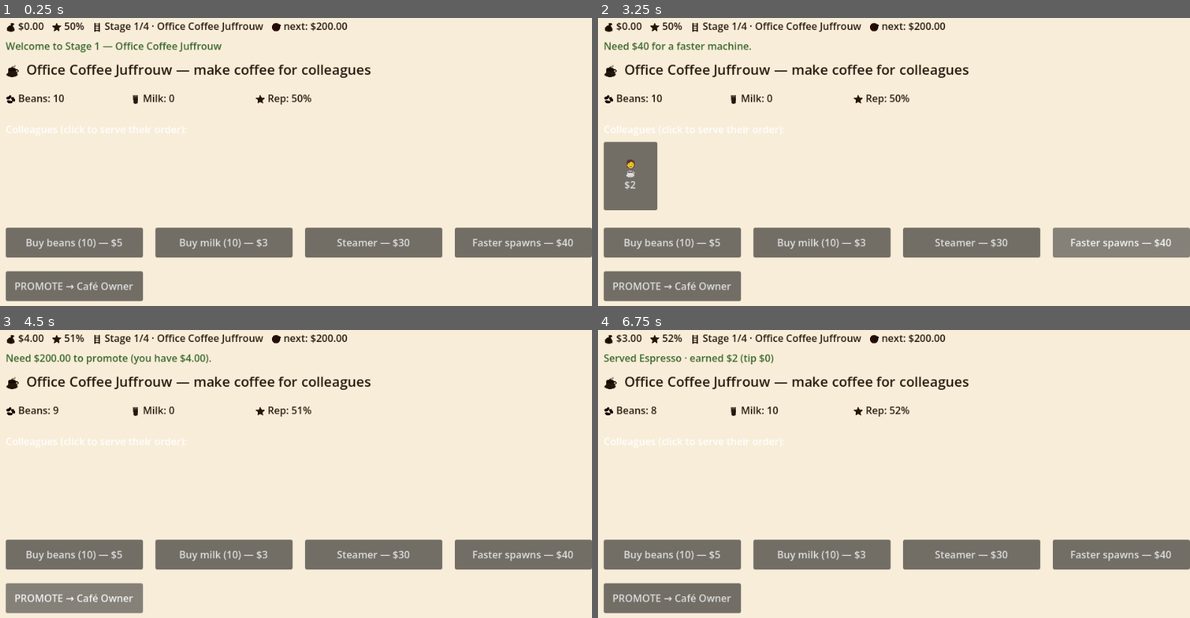
Above: before the commit, frames 1-4 (two rows, left to right).
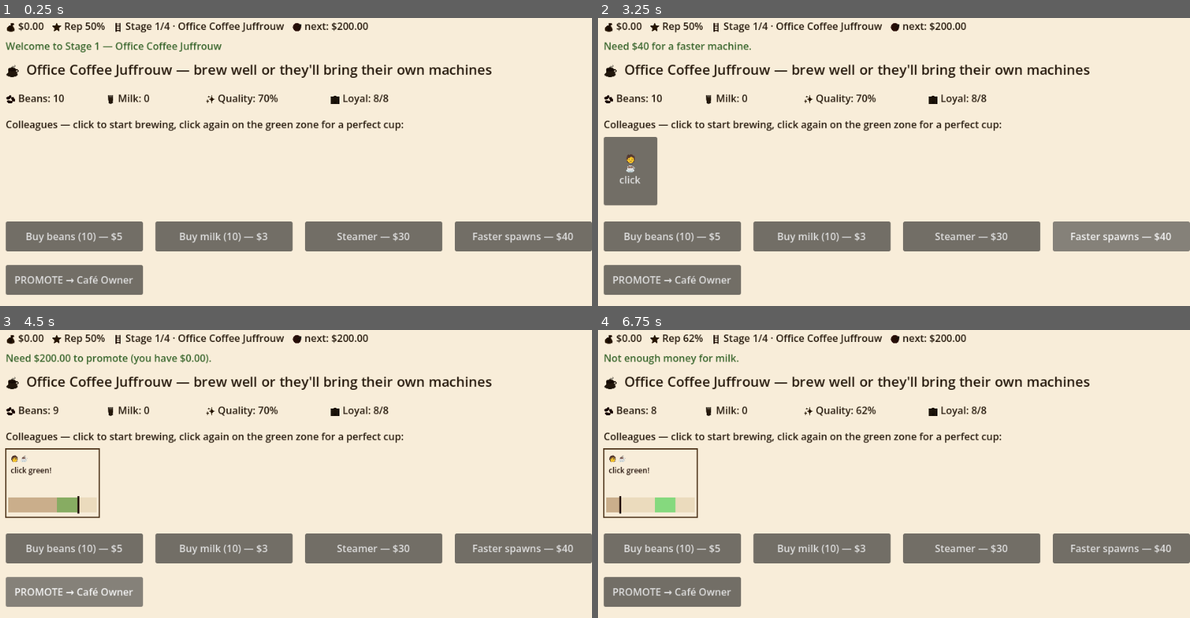
Above: after the commit, the same moments.

Repository: Bommelcode/marchyparchy
Game: Godot game, scene res://scenes/main.tscn
The game is run twice, just before and just after one commit, with the same random seed, the same clock (stepped at 60 frames per second) and the same inputs.
Inputs (mouse positions are in pixels of both pictures, inside the frame that each line leads up to):
- Up to frame 1 (0.25 s): no input
- Up to frame 2 (3.25 s): click "Buy beans (10) — $5" at 0.5 s; click "Buy milk (10) — $3" at 1.25 s; click "Steamer — $30" at 2 s; click "Faster spawns — $40" at 2.75 s
- Up to frame 3 (4.5 s): click (29, 488) at 3.5 s, where only the run before the commit has a clickable "🧑 ☕ $2"; click "PROMOTE → Café Owner" at 4.25 s
- Up to frame 4 (6.75 s): click "Buy beans (10) — $5" at 5 s; click "Buy milk (10) — $3" at 5.75 s; click (627, 482) at 6.5 s, where only the run after the commit has a clickable "🧑 ☕ click"

The runs differ from the first frame. In frame 1, 11% of the frame differs, in the area x 0-100%, y 1-99%; in frame 2, 11%; in frame 3, 12%; in frame 4, 13%.

Commit message:
Add brewing minigame and defection to Office stage
Click colleague to start brewing, click again on the green zone for a
perfect cup. Quality drives spawn rate; bad brews chance-defect a
colleague to their own pod machine, permanently shrinking your customer
pool of 8.

Drink-specific sweet spots: espresso wide and early, latte narrow and
late. Burnt drinks (no click) hit hardest.

Diff:
--- a/scripts/main.gd
+++ b/scripts/main.gd
@@ -2,7 +2,7 @@
 
 # ============================================================
 # Corporate Coffee — career-ladder tycoon
-# Stage 1: Office Coffee Juffrouw
+# Stage 1: Office Coffee Juffrouw (timing minigame, defection)
 # Stage 2: Café Owner
 # Stage 3: Chain CEO
 # Stage 4: Corporate CEO  (win at $10M)
@@ -11,7 +11,7 @@
 # --- progression ---
 var stage: int = 1
 var money: float = 0.0
-var rep: float = 0.5  # 0..1
+var rep: float = 0.5
 var customers_served: int = 0
 var won: bool = false
 
@@ -19,6 +19,9 @@
 var beans: int = 10
 var milk: int = 0
 var has_steamer: bool = false
+var quality: float = 0.7  # 0..1, drives spawn rate
+const OFFICE_SIZE: int = 8
+var defected: int = 0  # colleagues who brought their own pod machine
 
 # --- stage 2 (café) ---
 var baristas: int = 0
@@ -55,18 +58,21 @@
 	Color(0.95, 0.95, 0.95),
 ]
 
-# stage 1 drinks
+# stage 1 drinks — sweet_min/max define the brewing minigame's perfect zone
 const DRINK_ESPRESSO: Dictionary = {
 	"name": "Espresso", "emoji": "☕", "price": 2, "tip": 2,
 	"beans": 1, "milk": 0, "needs_steamer": false,
+	"sweet_min": 0.55, "sweet_max": 0.78,
 }
 const DRINK_CAPPUCCINO: Dictionary = {
 	"name": "Cappuccino", "emoji": "🍼", "price": 4, "tip": 3,
 	"beans": 1, "milk": 1, "needs_steamer": true,
+	"sweet_min": 0.60, "sweet_max": 0.76,
 }
 const DRINK_LATTE: Dictionary = {
 	"name": "Latte", "emoji": "🥛", "price": 5, "tip": 4,
 	"beans": 1, "milk": 2, "needs_steamer": true,
+	"sweet_min": 0.66, "sweet_max": 0.80,
 }
 
 # --- ui (built once) ---
@@ -80,9 +86,10 @@
 # --- ui (rebuilt per stage) ---
 var beans_label: Label
 var milk_label: Label
-var rep_label: Label
+var quality_label: Label
+var office_label: Label
 var queue_box: HBoxContainer
-var queue: Array[Dictionary] = []  # [{drink, button}]
+var queue: Array[Dictionary] = []  # [{drink, button, brewing}]
 
 var s2_status: Label
 var s3_status: Label
@@ -144,7 +151,8 @@
 	queue.clear()
 	beans_label = null
 	milk_label = null
-	rep_label = null
+	quality_label = null
+	office_label = null
 	queue_box = null
 	s2_status = null
 	s3_status = null
@@ -163,7 +171,7 @@
 
 
 func _refresh_hud() -> void:
-	hud_label.text = "💰 $%s   ⭐ %d%%   🪜 Stage %d/4 · %s   🎯 next: $%s" % [
+	hud_label.text = "💰 $%s   ⭐ Rep %d%%   🪜 Stage %d/4 · %s   🎯 next: $%s" % [
 		_fmt_money(money), int(rep * 100.0), stage, STAGE_NAMES[stage], _fmt_money(STAGE_GOALS[stage]),
 	]
 
@@ -184,29 +192,31 @@
 #  STAGE 1 — Office Coffee Juffrouw
 # ============================================================
 func _setup_stage_1() -> void:
-	_stage_title("☕  Office Coffee Juffrouw — make coffee for colleagues")
+	_stage_title("☕  Office Coffee Juffrouw — brew well or they'll bring their own machines")
 
 	beans_label = _make_stage_label(Vector2(20, 50))
-	milk_label = _make_stage_label(Vector2(220, 50))
-	rep_label = _make_stage_label(Vector2(420, 50))
+	milk_label = _make_stage_label(Vector2(180, 50))
+	quality_label = _make_stage_label(Vector2(340, 50))
+	office_label = _make_stage_label(Vector2(540, 50))
 
 	var qh: Label = Label.new()
-	qh.text = "Colleagues (click to serve their order):"
-	qh.position = Vector2(20, 100)
-	qh.size = Vector2(500, 28)
+	qh.text = "Colleagues — click to start brewing, click again on the green zone for a perfect cup:"
+	qh.position = Vector2(20, 92)
+	qh.size = Vector2(920, 28)
+	qh.modulate = STAGE_FG[1]
 	stage_view.add_child(qh)
 
 	queue_box = HBoxContainer.new()
-	queue_box.position = Vector2(20, 132)
+	queue_box.position = Vector2(20, 124)
 	queue_box.size = Vector2(920, 110)
 	queue_box.add_theme_constant_override("separation", 8)
 	stage_view.add_child(queue_box)
 
-	_make_stage_button("Buy beans (10) — $5", Vector2(20, 270), _buy_beans)
-	_make_stage_button("Buy milk (10) — $3", Vector2(260, 270), _buy_milk)
-	_make_stage_button("Steamer — $30", Vector2(500, 270), _buy_steamer)
-	_make_stage_button("Faster spawns — $40", Vector2(740, 270), _buy_machine)
-	_make_stage_button("PROMOTE → Café Owner", Vector2(20, 340), _try_promote)
+	_make_stage_button("Buy beans (10) — $5", Vector2(20, 260), _buy_beans)
+	_make_stage_button("Buy milk (10) — $3", Vector2(260, 260), _buy_milk)
+	_make_stage_button("Steamer — $30", Vector2(500, 260), _buy_steamer)
+	_make_stage_button("Faster spawns — $40", Vector2(740, 260), _buy_machine)
+	_make_stage_button("PROMOTE → Café Owner", Vector2(20, 330), _try_promote)
 
 	spawn_timer.wait_time = 3.0
 	spawn_timer.start()
@@ -218,12 +228,23 @@
 		beans_label.text = "🫘 Beans: %d" % beans
 	if milk_label != null:
 		milk_label.text = "🥛 Milk: %d" % milk
-	if rep_label != null:
-		rep_label.text = "⭐ Rep: %d%%" % int(rep * 100.0)
+	if quality_label != null:
+		quality_label.text = "✨ Quality: %d%%" % int(quality * 100.0)
+	if office_label != null:
+		office_label.text = "🏢 Loyal: %d/%d" % [OFFICE_SIZE - defected, OFFICE_SIZE]
 
 
 func _spawn_colleague() -> void:
-	if queue_box == null or queue.size() >= 6:
+	if queue_box == null:
+		return
+	var active: int = OFFICE_SIZE - defected
+	if active <= 0:
+		_notify("Everyone brought their own pod machine. You need to promote out of here.")
+		return
+	if queue.size() >= mini(active, 4):
+		return
+	# spawn chance scales with quality
+	if randf() > 0.35 + quality * 0.65:
 		return
 	var pool: Array[Dictionary] = [DRINK_ESPRESSO]
 	if has_steamer:
@@ -232,35 +253,82 @@
 	var drink: Dictionary = pool.pick_random()
 
 	var btn: Button = Button.new()
-	btn.text = "🧑\n%s\n$%d" % [String(drink["emoji"]), int(drink["price"])]
+	btn.text = "🧑\n%s\nclick" % String(drink["emoji"])
 	btn.custom_minimum_size = Vector2(86, 96)
-	var entry: Dictionary = {"drink": drink, "button": btn}
-	btn.pressed.connect(_serve_colleague.bind(entry))
+	var entry: Dictionary = {"drink": drink, "button": btn, "brewing": false}
+	btn.pressed.connect(_start_brew.bind(entry))
 	queue_box.add_child(btn)
 	queue.append(entry)
 
 
-func _serve_colleague(entry: Dictionary) -> void:
+func _start_brew(entry: Dictionary) -> void:
+	if bool(entry.get("brewing", false)):
+		return
 	var drink: Dictionary = entry["drink"]
 	var btn: Button = entry["button"]
 	var need_beans: int = int(drink["beans"])
 	var need_milk: int = int(drink["milk"])
 	if beans < need_beans:
-		_notify("Out of beans! Buy more.")
+		_notify("Out of beans — buy more.")
 		return
 	if need_milk > 0 and milk < need_milk:
 		_notify("Out of milk!")
 		return
 	beans -= need_beans
 	milk -= need_milk
-	var tip: int = randi_range(0, int(drink["tip"]))
-	var revenue: float = float(drink["price"]) + float(tip)
+	_update_s1_labels()
+	_refresh_hud()
+
+	var bar: BrewBar = BrewBar.new()
+	bar.label_text = "🧑 %s\nclick green!" % String(drink["emoji"])
+	bar.sweet_min = float(drink["sweet_min"])
+	bar.sweet_max = float(drink["sweet_max"])
+	bar.evaluated.connect(_brew_finished.bind(entry, bar))
+	var idx: int = btn.get_index()
+	queue_box.add_child(bar)
+	queue_box.move_child(bar, idx)
+	btn.queue_free()
+	entry["button"] = bar
+	entry["brewing"] = true
+
+
+func _brew_finished(grade: String, entry: Dictionary, bar: BrewBar) -> void:
+	var drink: Dictionary = entry["drink"]
+	var base_price: int = int(drink["price"])
+	var max_tip: int = int(drink["tip"])
+	var revenue: float = 0.0
+	var q_delta: float = 0.0
+	var defect_chance: float = 0.0
+	var msg: String = ""
+	match grade:
+		"perfect":
+			revenue = float(base_price) + float(max_tip) * 1.4
+			q_delta = 0.05
+			msg = "✨ Perfect %s — $%d (incl. tip)" % [String(drink["name"]), int(revenue)]
+		"good":
+			revenue = float(base_price) + float(max_tip) * 0.6
+			q_delta = 0.01
+			msg = "👍 Decent %s — $%d" % [String(drink["name"]), int(revenue)]
+		"mediocre":
+			revenue = float(base_price) * 0.5
+			q_delta = -0.04
+			defect_chance = 0.10
+			msg = "😐 Meh %s — $%d (no tip)" % [String(drink["name"]), int(revenue)]
+		_:  # "burnt"
+			revenue = 0.0
+			q_delta = -0.08
+			defect_chance = 0.30
+			msg = "🔥 Burnt the %s — refund." % String(drink["name"])
 	money += revenue
 	customers_served += 1
-	rep = clampf(rep + 0.01, 0.0, 1.0)
+	quality = clampf(quality + q_delta, 0.0, 1.0)
+	rep = quality
+	if defect_chance > 0.0 and randf() < defect_chance and defected < OFFICE_SIZE:
+		defected += 1
+		msg += "  💔 colleague brought their own pod machine."
 	queue.erase(entry)
-	btn.queue_free()
-	_notify("Served %s · earned $%d (tip $%d)" % [String(drink["name"]), int(drink["price"]), tip])
+	bar.queue_free()
+	_notify(msg)
 	_update_s1_labels()
 	_refresh_hud()
 
@@ -364,7 +432,7 @@
 		return
 	var rev_per_sec: float = float(baristas) * 5.0 * cafe_price_mult
 	var next_cost: int = int(50.0 + float(baristas) * 50.0)
-	s2_status.text = "Baristas: %d\nPrice multiplier: %.1fx\nRevenue: $%.2f / sec\n\nNext barista: $%d" % [
+	s2_status.text = "Baristas: %d\nPrice multiplier: %.1fx\nRevenue: $%.2f / sec\n\nNext barista: $%d\n\n(More mechanics coming: bean sourcing, espresso machine maintenance)" % [
 		baristas, cafe_price_mult, rev_per_sec, next_cost,
 	]
 
@@ -586,3 +654,82 @@
 	b.pressed.connect(handler)
 	stage_view.add_child(b)
 	return b
+
+
+# ============================================================
+#  BREW MINIGAME WIDGET
+# ============================================================
+class BrewBar extends Control:
+	signal evaluated(grade: String)
+
+	var progress: float = 0.0
+	var speed: float = 0.85  # ~1.18s to fill
+	var sweet_min: float = 0.6
+	var sweet_max: float = 0.8
+	var locked: bool = false
+	var label_text: String = ""
+	var _label: Label
+
+	func _ready() -> void:
+		custom_minimum_size = Vector2(150, 96)
+		mouse_filter = Control.MOUSE_FILTER_STOP
+		_label = Label.new()
+		_label.text = label_text
+		_label.position = Vector2(8, 6)
+		_label.size = Vector2(140, 56)
+		_label.add_theme_color_override("font_color", Color(0.15, 0.08, 0.05))
+		_label.add_theme_font_size_override("font_size", 12)
+		add_child(_label)
+
+	func _process(delta: float) -> void:
+		if locked:
+			return
+		progress += delta * speed
+		if progress >= 1.0:
+			progress = 1.0
+			locked = true
+			evaluated.emit("burnt")
+		queue_redraw()
+
+	func _gui_input(event: InputEvent) -> void:
+		if locked:
+			return
+		if event is InputEventMouseButton:
+			var mb: InputEventMouseButton = event
+			if mb.pressed and mb.button_index == MOUSE_BUTTON_LEFT:
+				_lock_in()
+
+	func _lock_in() -> void:
+		if locked:
+			return
+		locked = true
+		var grade: String
+		if progress >= sweet_min and progress <= sweet_max:
+			grade = "perfect"
+		elif progress >= sweet_min - 0.10 and progress <= sweet_max + 0.10:
+			grade = "good"
+		else:
+			grade = "mediocre"
+		evaluated.emit(grade)
+
+	func _draw() -> void:
+		var w: float = size.x
+		var h: float = size.y
+		# bar area sits at the bottom 28px
+		var bar_top: float = h - 32.0
+		var bar_h: float = 24.0
+		var bar_w: float = w - 8.0
+		var bar_x: float = 4.0
+		# border
+		draw_rect(Rect2(Vector2.ZERO, size), Color(0.30, 0.20, 0.10), false, 2.0)
+		# bar bg
+		draw_rect(Rect2(Vector2(bar_x, bar_top), Vector2(bar_w, bar_h)), Color(0.92, 0.86, 0.74))
+		# sweet zone
+		var sx: float = bar_x + sweet_min * bar_w
+		var sw: float = (sweet_max - sweet_min) * bar_w
+		draw_rect(Rect2(Vector2(sx, bar_top), Vector2(sw, bar_h)), Color(0.45, 0.85, 0.45, 0.85))
+		# progress fill
+		draw_rect(Rect2(Vector2(bar_x, bar_top), Vector2(progress * bar_w, bar_h)), Color(0.55, 0.35, 0.18, 0.35))
+		# indicator
+		var ix: float = bar_x + progress * bar_w
+		draw_line(Vector2(ix, bar_top - 2), Vector2(ix, bar_top + bar_h + 2), Color(0.15, 0.08, 0.05), 3.0)
Not shown, changed: README.md
